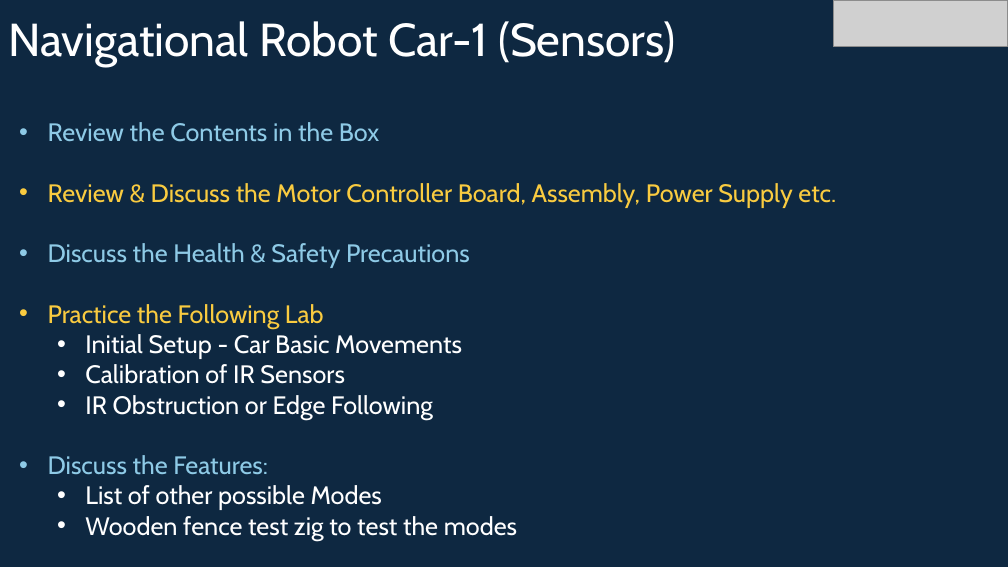
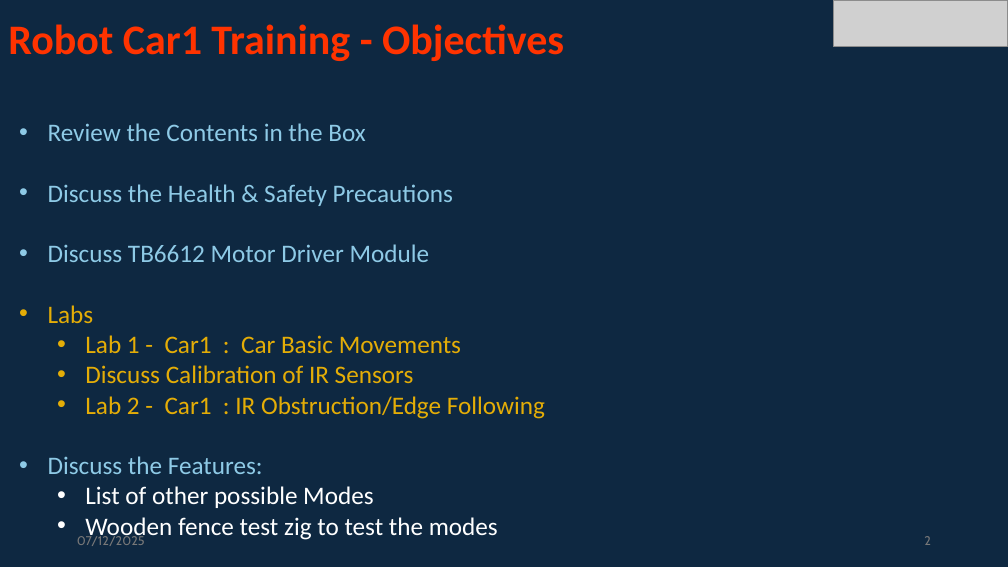
Before and after one commit to info-zas/Training, a slide deck: slide 2 of GPREC/04_Navigational_Robot_Car-1-Sensors/ZASRobotics_Car-1.pptx. Drawn at 1008x567 pixels with LibreOffice and Linux fonts; fonts in the diff are those of the drawing; grey boxes stand for pictures. Boxes give left, top, right and bottom in pixels: in the first picture for what was removed or moved away, otherwise in the second. Text is boxed around its words. In the diff, an @@ line names an element or a change of style, - is before the commit and + after.

```diff
--- a/GPREC/04_Navigational_Robot_Car-1-Sensors/ZASRobotics_Car-1.pptx
+++ b/GPREC/04_Navigational_Robot_Car-1-Sensors/ZASRobotics_Car-1.pptx
@@ title at (8, 24, 564, 61): text changed; size 44 to 40 pt; font Cabin to Calibri; text colour #FFFFFF to #FF3300; bold on @@
-Navigational Robot Car-1 (Sensors)
+Robot Car1 Training - Objectives
@@ text at (48, 123, 498, 541): font Cabin to Calibri in "Review the Contents in the Box", "Discuss the Health & Safety Precautions", "Discuss the Features:", "List of other possible Modes" and 1 more places @@
@@ text at (48, 183, 836, 208): paragraph removed @@
-• Review & Discuss the Motor Controller Board, Assembly, Power Supply etc.
@@ text at (48, 244, 545, 419): text changed; font Cabin to Calibri; text colour #FFFFFF to #E4AD07 @@
-• Practice the Following Lab
-  • Initial Setup - Car Basic Movements
-  • Calibration of IR Sensors
-  • IR Obstruction or Edge Following
+• Discuss TB6612 Motor Driver Module
+• Labs
+  • Lab 1 - Car1 : Car Basic Movements
+  • Discuss Calibration of IR Sensors
+  • Lab 2 - Car1 : IR Obstruction/Edge Following
@@ text added at (77, 534, 145, 546), 12 pt, text #797979 @@
+07/12/2025
@@ page number added at (924, 536, 931, 545), 12 pt, text #797979 @@
+2
```
Also in this commit, not shown: 7 other slides changed, 6 slides added, 12 slides removed, 1 other file.
